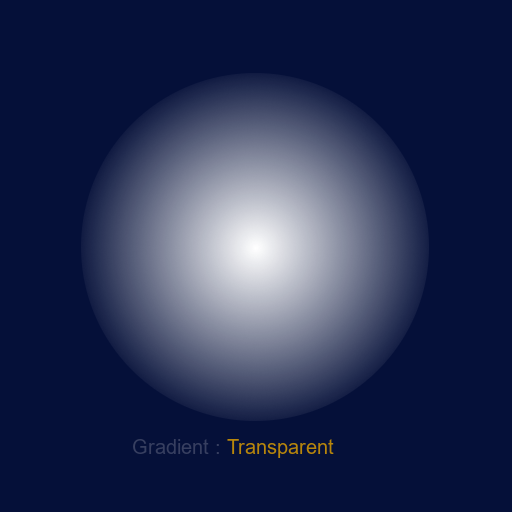
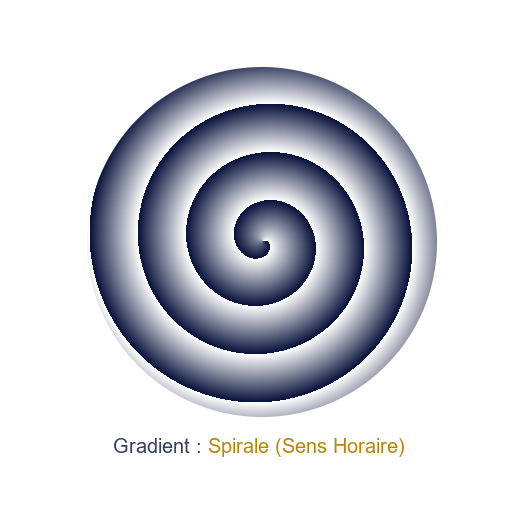
Before/after of a 512 x 512 layered artwork. What changed in the layer stack:
added layer "Titre8" above "Spirale" over [114, 438, 404, 457]
added layer "Spirale" above "Titre7" over [87, 67, 437, 417]
hid "Titre2" over [133, 439, 334, 458]
hid "Transparent" over [81, 73, 429, 421]
hid "Arrière-plan" over [0, 0, 512, 512]
